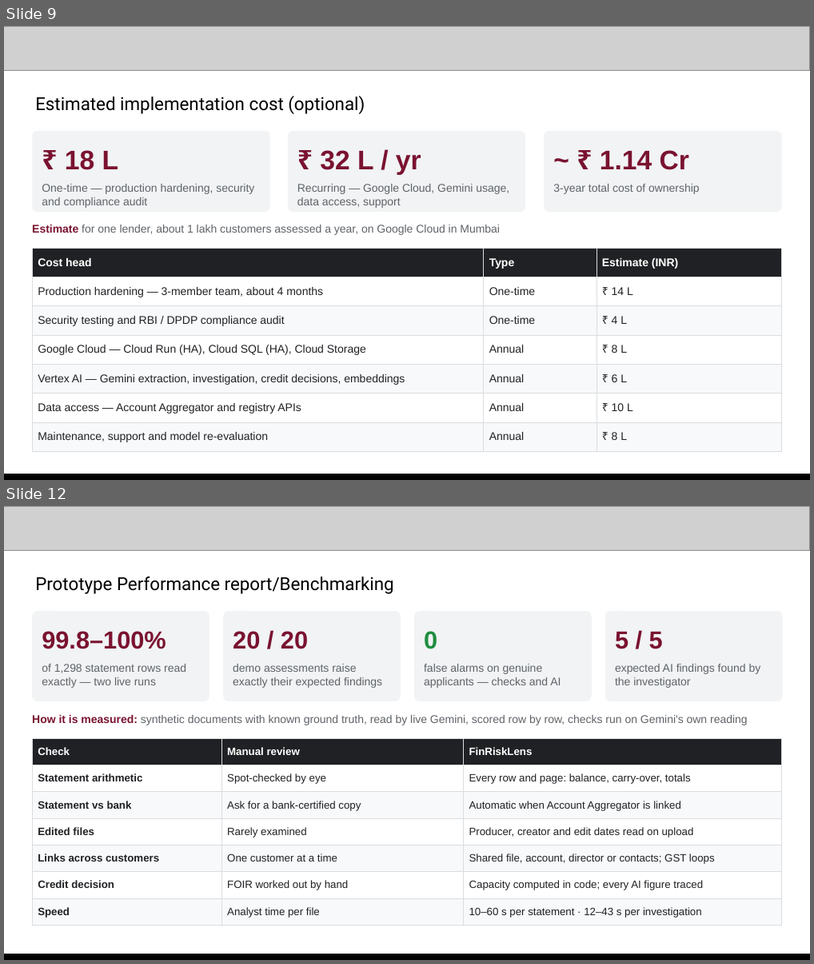
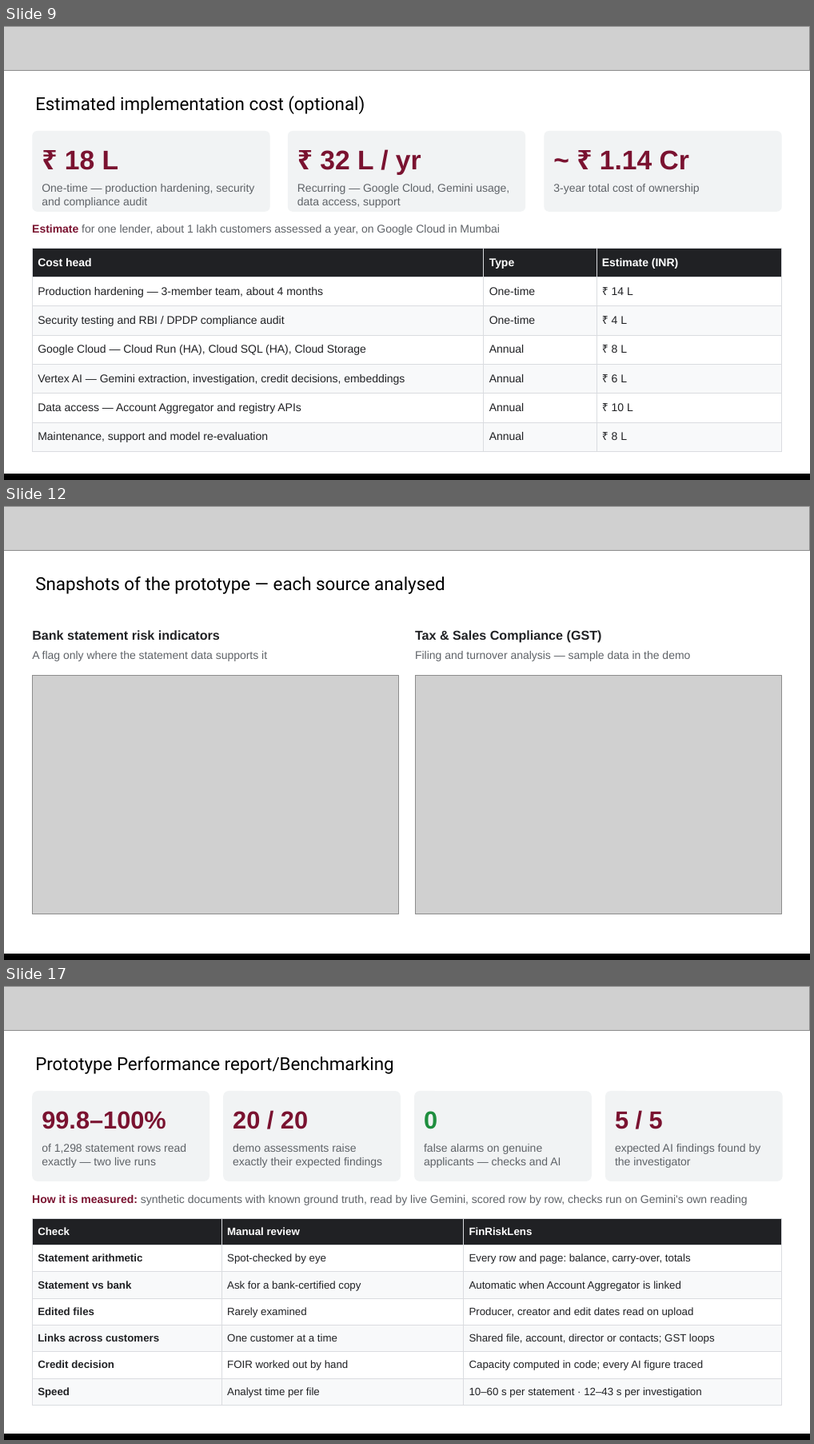
Before and after one commit to abhinavmukwane/FinRiskLensAI-RAG-V2, a slide deck: Doc/FinRiskLens_AI_Builder_Cup_2026.pptx. Shown one above the other, each under a label of ours: slides 9 and 12 before the commit, slides 9, 12 and 17 after it; the slides between them are not shown. The pictures are 814x964 and 814x1444 pixels, drawn with LibreOffice and Linux fonts; fonts in the diff are those of the drawing; grey boxes stand for pictures. Boxes give left, top, right and bottom in pixels: in the first picture for what was removed or moved away, otherwise in the second. Text is boxed around its words. In the diff, an @@ line names an element or a change of style, - is before the commit and + after.

```diff
--- a/Doc/FinRiskLens_AI_Builder_Cup_2026.pptx
+++ b/Doc/FinRiskLens_AI_Builder_Cup_2026.pptx
@@ slide 12 added at [4,506,810,960], background #FFFFFF @@
@@ picture added at [4,506,810,550] @@
@@ text added at [35,576,446,594], 16 pt, text #000000 @@
+Snapshots of the prototype — each source analysed
@@ text added at [32,630,220,640], 11.5 pt, text #202124, bold @@
+Bank statement risk indicators
@@ text added at [415,630,602,643], 11.5 pt, text #202124, bold @@
+Tax & Sales Compliance (GST)
@@ text added at [32,651,267,661], 10 pt, text #5F6368 @@
+A flag only where the statement data supports it
@@ text added at [415,651,690,661], 10 pt, text #5F6368 @@
+Filing and turnover analysis — sample data in the demo
@@ picture added at [32,676,399,914] @@
@@ picture added at [415,676,782,914] @@
@@ picture added at [4,955,810,960] @@
@@ rectangle added at [4,953,810,960], fill #000000 @@
@@ what was slide 12 is now slide 17 @@
```
Also in this commit, not shown: 8 slides changed, 4 other slides added, 2 other files.
